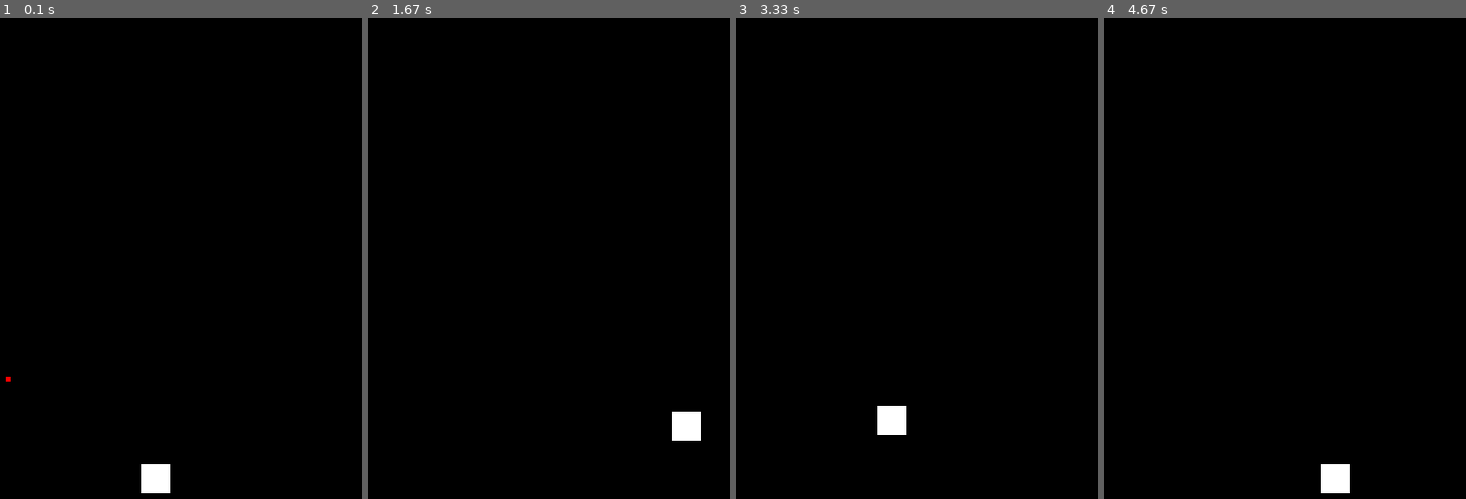
Above: before the commit, frames 1-4 (left to right).
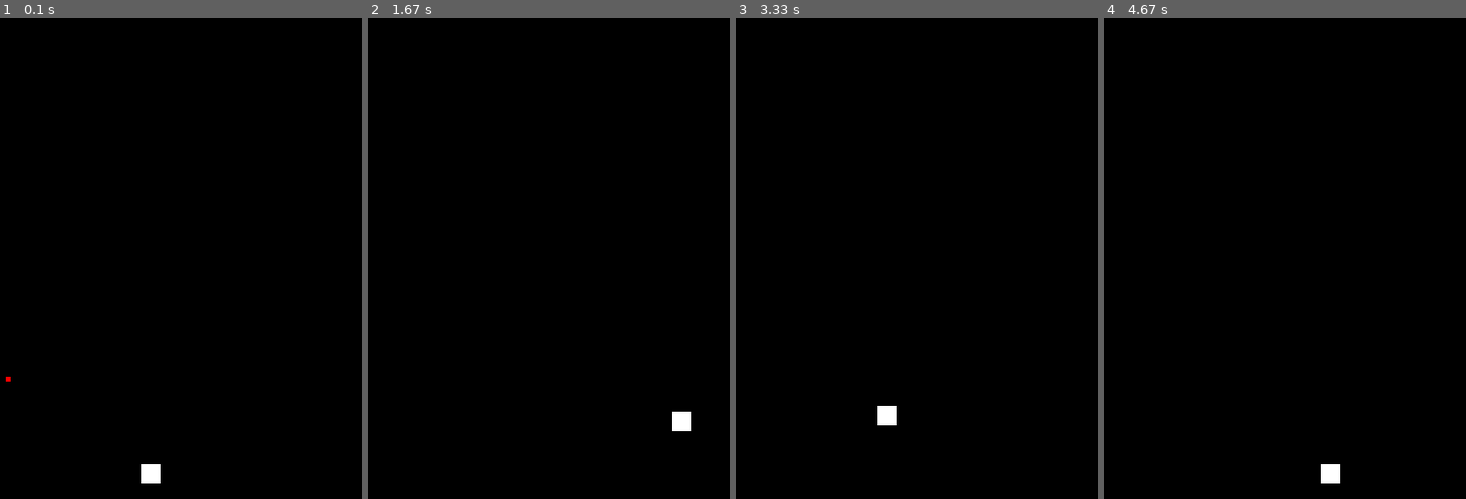
Above: after the commit, the same moments.

Repository: charlie-ccw/Pygame-project
Game: pygame game, started from cs coding.py
Two runs of this game, one before a commit and one after it. Both use one fixed random seed, a clock stepped at 60 frames per second and the inputs below.
Inputs:
- Up to frame 1 (0.1 s): no input
- Up to frame 2 (1.67 s): hold D 0.33-0.8 s; hold W 0.83-1.13 s; hold D 1.17-1.63 s
- Up to frame 3 (3.33 s): hold A 1.67-2.2 s; hold S 2.23-2.53 s; hold A 2.57-2.97 s; hold W from 3 s (still down)
- Up to frame 4 (4.67 s): release W at 3.37 s; hold D 3.4-4.03 s; hold S 4.07-4.43 s; hold A from 4.47 s (still down)

The runs differ from the first frame. In frame 1, 0.3% of the frame differs, in the area x 39-48%, y 92-99%; in frame 2, 0.3%; in frame 3, 0.3%; in frame 4, 0.3%.

Commit message:
Update cs coding.py

Diff:
--- a/cs coding.py
+++ b/cs coding.py
@@ -8,7 +8,7 @@
 
 # here define the player's plane
 def draw_stick_figure(screen,x,y):
-    pygame.draw.rect(screen,WHITE,[x-10,y-10,30,30],20)
+    pygame.draw.rect(screen,WHITE,[x-10,y-10,20,20],20)
 
 pygame.init()
  # Set the width and height of the screen [width, height]
@@ -62,13 +62,13 @@
 
         # here we give the speed
         if event.type == pygame.KEYDOWN:
-            if event.key == pygame.K_a:
+            if event.key == pygame.K_a and x_coord > 20:
                 x_speed = -3
-            if event.key == pygame.K_d:
+            if event.key == pygame.K_d and x_coord < 680:
                 x_speed = 3
-            if event.key == pygame.K_w:
+            if event.key == pygame.K_w and y_coord > 20:
                 y_speed = -3
-            if event.key == pygame.K_s:
+            if event.key == pygame.K_s and y_coord < 480:
                 y_speed = 3
 
         if event.type == pygame.KEYUP:
@@ -86,7 +86,7 @@
     # Here, we clear the screen to black
     screen.fill(BLACK)
 
-
+    # draw the player's plane
     draw_stick_figure(screen,x_coord,y_coord)
 
     # mybullet update here and redraw
